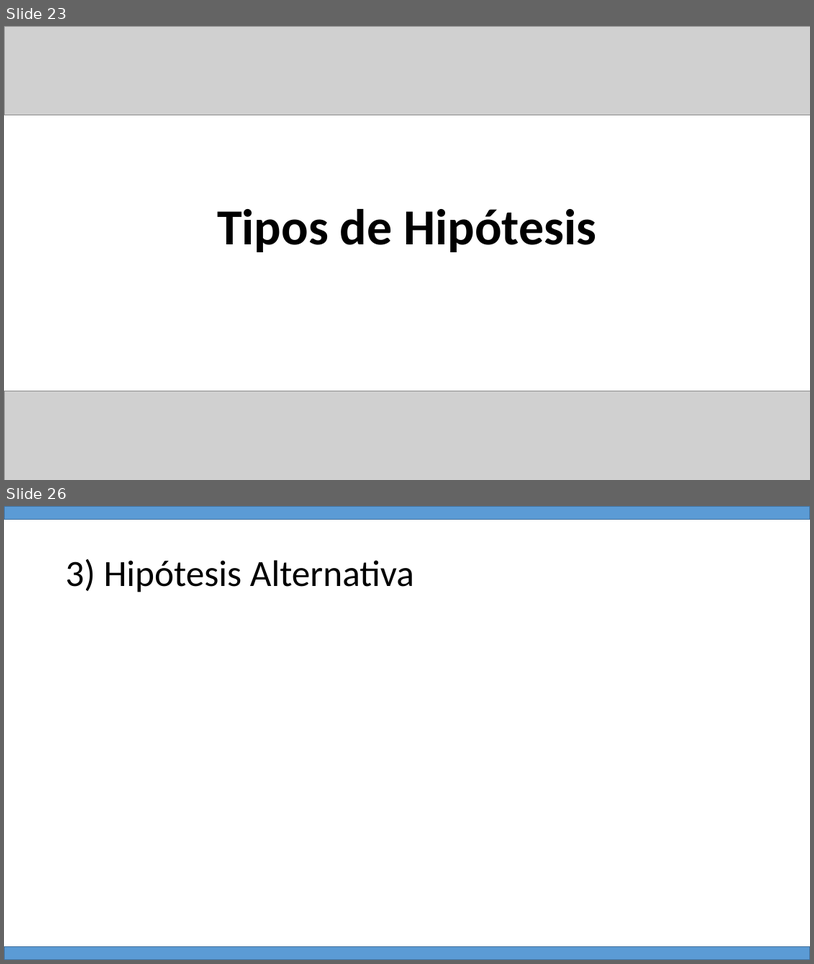
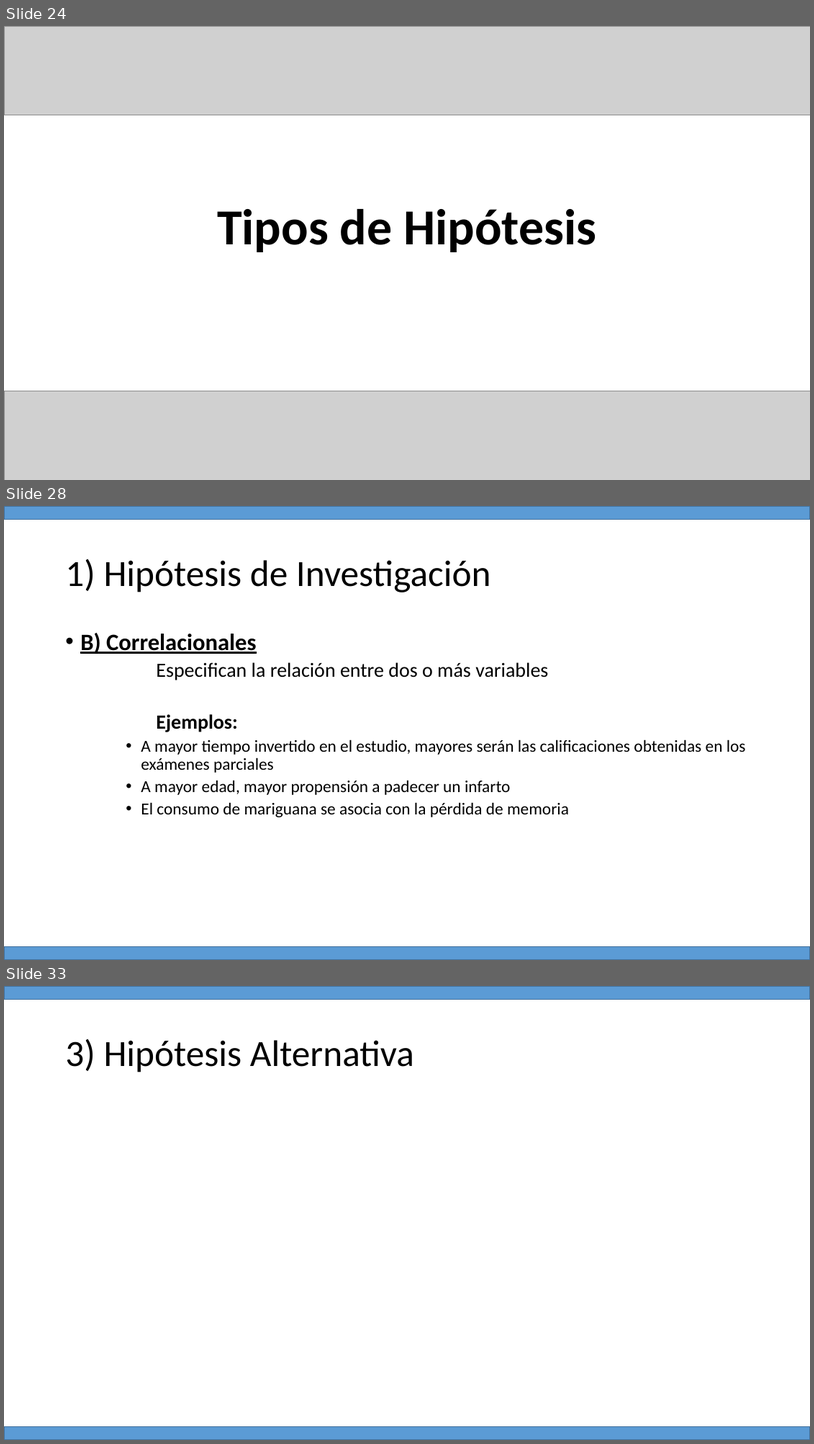
Before and after one commit to Adrifelcha/afchavez-019, a slide deck: JeanPiaget/ClaseMuestra/Hipotesis_Variables.pptx. Shown one above the other, each under a label of ours: slides 23 and 26 before the commit, slides 24, 28 and 33 after it; the slides between them are not shown. The pictures are 814x964 and 814x1444 pixels, drawn with LibreOffice and Linux fonts; fonts in the diff are those of the drawing; grey boxes stand for pictures. Boxes give left, top, right and bottom in pixels: in the first picture for what was removed or moved away, otherwise in the second. Text is boxed around its words. In the diff, an @@ line names an element or a change of style, - is before the commit and + after.

```diff
--- a/JeanPiaget/ClaseMuestra/Hipotesis_Variables.pptx
+++ b/JeanPiaget/ClaseMuestra/Hipotesis_Variables.pptx
@@ slide 28 added at [4,506,810,960], background #FFFFFF @@
@@ rectangle added at [4,506,810,519], fill #5B9BD5, outline #43739E 1 pt @@
@@ title added at [65,559,491,592], 44 pt, text #000000 @@
+1) Hipótesis de Investigación
@@ text added at [80,633,746,817], 20 pt, text #000000 @@
+• B) Correlacionales
+  Especifican la relación entre dos o más variables
+  Ejemplos:
+    • A mayor tiempo invertido en el estudio, mayores serán las calificaciones obtenidas en los exámenes parciales
+    • A mayor edad, mayor propensión a padecer un infarto
+    • El consumo de mariguana se asocia con la pérdida de memoria
@@ rectangle added at [4,947,810,960], fill #5B9BD5, outline #43739E 1 pt @@
@@ what was slide 23 is now slide 24 @@
@@ what was slide 26 is now slide 33 @@
```
Also in this commit, not shown: 2 slides changed, 6 other slides added, 1 slide removed.
